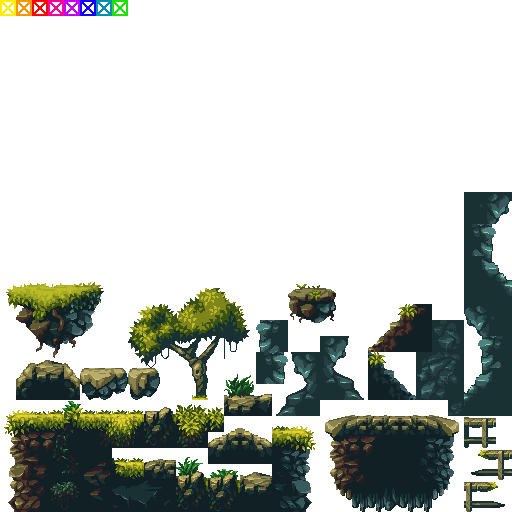
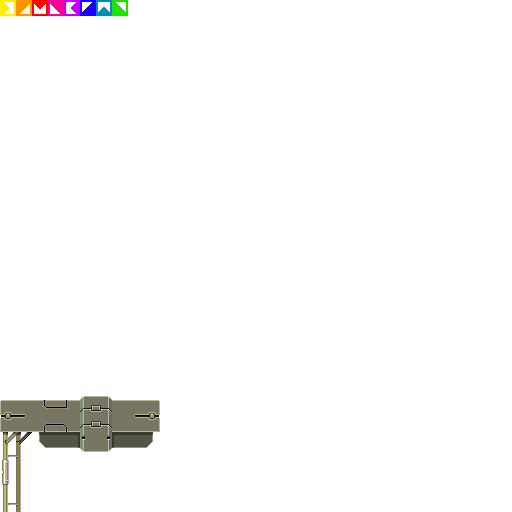
The second (512, 512) image is a revision of the first. Changes to its layers:
removed layer "Layer 1" over [4, 401, 96, 512]
renamed "Layer 6" to "Layer 68", moved it above "Layer 74", painted on it over [80, 396, 112, 452]
removed layer "Layer 5" over [80, 448, 112, 512]
removed layer "Layer 10" over [112, 480, 176, 512]
removed layer "Layer 13" over [176, 404, 208, 448]
removed layer "Layer 14" over [176, 457, 208, 512]
removed layer "Layer 15" over [272, 426, 316, 512]
removed layer "Layer 21" over [384, 415, 400, 511]
removed layer "Layer 22" over [400, 415, 459, 512]
removed layer "Layer 20" over [325, 415, 384, 512]
removed layer "Layer 28" over [464, 192, 512, 304]
removed layer "Layer 27" over [464, 304, 512, 416]
removed layer "Layer 30" over [416, 352, 464, 400]
removed layer "Layer 38" over [368, 352, 416, 400]
removed layer "Layer 39" over [368, 304, 432, 352]
removed layer "Layer 40" over [80, 368, 128, 400]
removed layer "Layer 23" over [16, 360, 80, 400]
removed layer "Layer 42" over [128, 288, 250, 400]
removed layer "Layer 43" over [288, 284, 336, 323]
removed layer "Background" over [6, 282, 104, 358]
added layer "Layer 73" above "Layer 61 copy" over [0, 400, 134, 432]
added layer "Layer 58" above "Layer 1" over [2, 432, 32, 512]
renamed "Layer 3" to "Layer 1", hid it, painted on it over [0, 2, 444, 448]
removed layer "Layer 4" over [96, 410, 144, 448]
…and 33 more changes (3 added, 8 painted, 22 removed)
